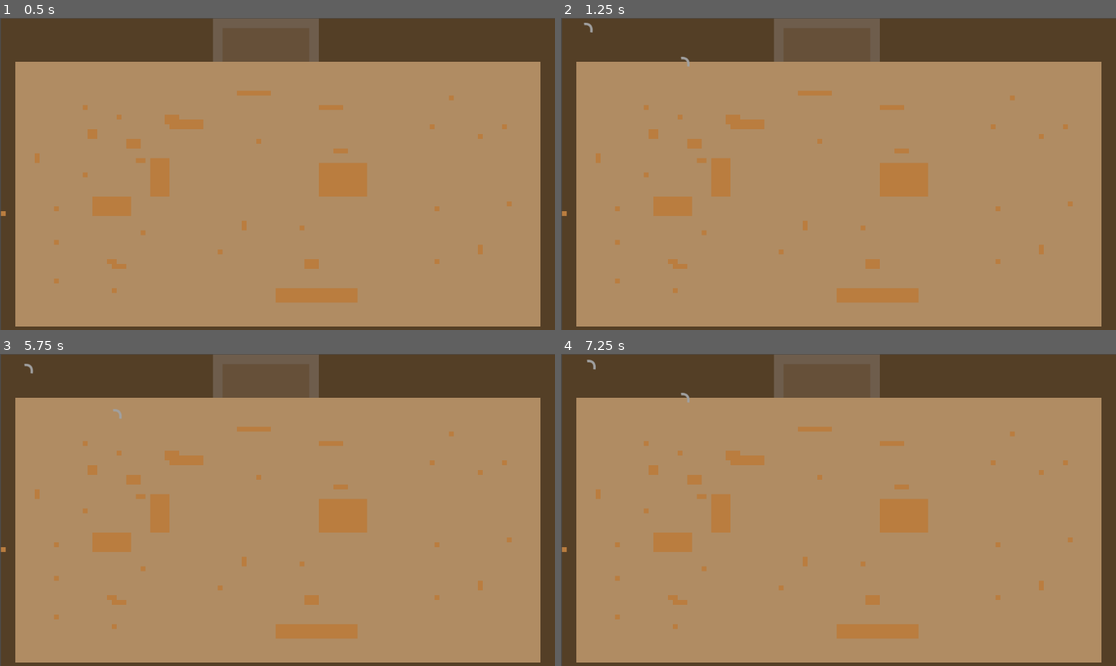
Above: before the commit, frames 1-4 (two rows, left to right).
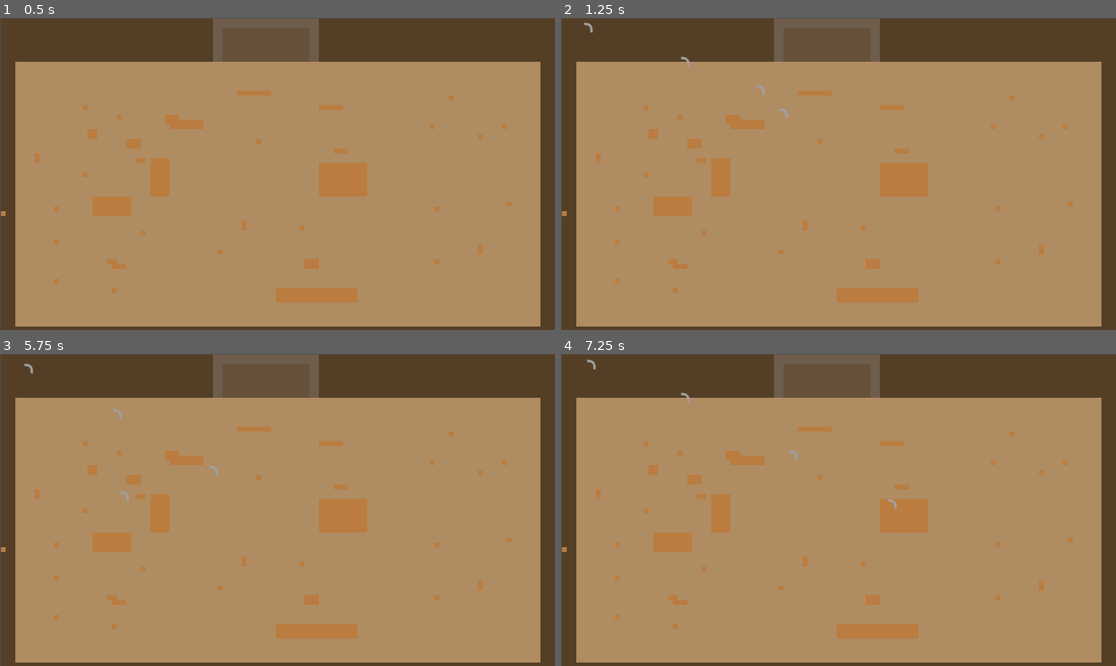
Above: after the commit, the same moments.

Repository: bcorrigall/ratknight
Game: Godot game, scene res://main.tscn
Same seed, same stepped clock (60 frames per second), same inputs: the game is played once before the commit and once after it.
Inputs (mouse positions are in pixels of both pictures, inside the frame that each line leads up to):
- Up to frame 1 (0.5 s): no input
- Up to frame 2 (1.25 s): tap Enter at 0.5 s; move the mouse to (960, 158) at 0.52 s; press the mouse at (960, 158) at 0.53 s; hold Right (move_right) from 0.53 s (still down)
- Up to frame 3 (5.75 s): move the mouse to (166, 525) at 1.27 s; release Right (move_right) at 1.28 s; release the mouse at (166, 525) at 1.28 s; hold S (move_down) 1.28-2.03 s; click (166, 525) at 1.35 s; move the mouse to (333, 441) at 2.02 s; press the mouse at (333, 441) at 2.03 s; hold Right (move_right) 2.03-2.78 s; move the mouse to (249, 572) at 2.77 s; release the mouse at (249, 572) at 2.78 s; hold Up (move_up) 2.78-3.53 s; click (249, 572) at 2.85 s; move the mouse to (444, 556) at 3.52 s; press the mouse at (444, 556) at 3.53 s; hold A (move_left) 3.53-5.03 s; tap Space at 4.25 s; move the mouse to (111, 463) at 4.27 s; release the mouse at (111, 463) at 4.28 s; click (111, 463) at 4.35 s; move the mouse to (305, 510) at 5.02 s; press the mouse at (305, 510) at 5.03 s; hold S (move_down) from 5.03 s (still down)
- Up to frame 4 (7.25 s): tap Enter at 5.75 s; move the mouse to (755, 432) at 5.77 s; release S (move_down) at 5.78 s; release the mouse at (755, 432) at 5.78 s; hold Right (move_right) 5.78-6.53 s; click (755, 432) at 5.85 s; tap Space at 6.5 s; move the mouse to (960, 494) at 6.52 s; press the mouse at (960, 494) at 6.53 s; hold Up (move_up) from 6.53 s (still down)

Frame 1 is identical in both runs. In frame 2, less than 0.1% of the frame differs, in the area x 35-41%, y 21-33%; in frame 3, less than 0.1%; in frame 4, less than 0.1%, in the area x 41-61%, y 30-50%.

Commit message:
main player rework

Diff:
--- a/Weapon.gd
+++ b/Weapon.gd
@@ -19,18 +19,18 @@
 		fire()
 
 func fire():
-	print("weapon")
 	attack = attack_scene.instantiate()
-	get_parent().get_parent().add_child(attack)
+
 
 	attack.damage = damage
 	attack.position = global_position
 	attack.direction = (get_global_mouse_position() - global_position).normalized()
-
+	get_parent().get_parent().add_child(attack)
 	print(attack.position)
 	print(position)
 	timed_out = true
 	$Timer.start(rate_of_fire)
 
+
 func _on_timer_timeout():
 	timed_out = false
--- a/playerMovement.gd
+++ b/playerMovement.gd
@@ -1,4 +1,4 @@
-extends CharacterBody2D
+extends Node2D
 
 @export var speed = 300
 @export var health = 100
--- a/the_rat.tscn
+++ b/the_rat.tscn
@@ -66,15 +66,15 @@
 }]
 
 [node name="theRat" type="Node2D"]
+script = ExtResource("1_8mm2x")
 
 [node name="playerMovement" type="CharacterBody2D" parent="."]
-script = ExtResource("1_8mm2x")
 
-[node name="playerSprites" type="AnimatedSprite2D" parent="playerMovement"]
+[node name="playerSprites" type="AnimatedSprite2D" parent="."]
 scale = Vector2(0.15, 0.15)
 sprite_frames = SubResource("SpriteFrames_63iob")
 animation = &"right"
 
-[node name="Area2D" type="Area2D" parent="playerMovement/playerSprites"]
+[node name="Area2D" type="Area2D" parent="playerSprites"]
 
-[node name="Weapon" parent="playerMovement" instance=ExtResource("13_5ikvp")]
+[node name="Weapon" parent="." instance=ExtResource("13_5ikvp")]
